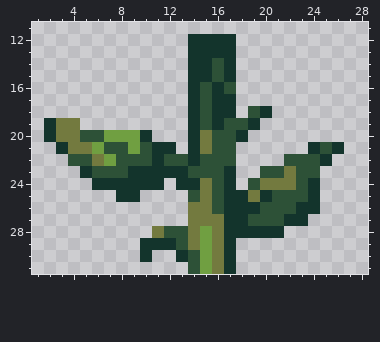
Pixel-art sprite, stored at Medival_pack/textures/blocks/double_plant_sunflower_top.png. Above, as it was before the edit.
The file is 32x32 pixels. Shown: x 1..28, y 11..31.
The result:
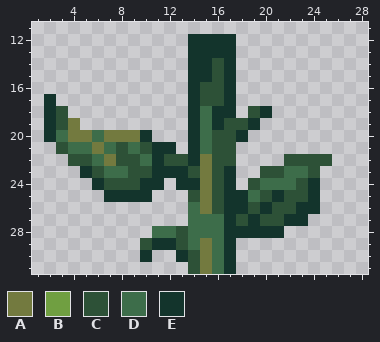
Palette (. is transparent): A #737a3f  B #709f41  C #2d5137  D #3d6d4a  E #13342c
What changed:
Colour A replaces colour B in row 20 at x 7 to 9; in row 21 at x 6; in row 22 at x 7; in rows 29 to 31 at x 15.
Colour A replaces colour C in row 20 at x 5; in rows 22 to 23 at x 15.
Colour C is added in row 18 at x 3.
Colour C replaces colour A in row 19 at x 3.
Colour C replaces colour E in rows 16 to 17 at x 16; in row 21 at x 3; in row 22 at x 25; in row 23 at x 9 to 10; in row 24 at x 7 to 9; in row 25 at x 20.
Colour C replaces colour E in row 26 at x 19; in row 27 at x 18; in row 29 at x 10.
Colour D replaces colour A in row 20 at x 3 and 15; in row 21 at x 4 to 5 and 15; in row 22 at x 6; in row 23 at x 22; in row 24 at x 20 to 22; in row 25 at x 19.
Colour D replaces colour A in row 26 at x 14; in row 27 at x 14 to 16; in row 28 at x 11, 14 and 16; in row 29 at x 14 and 16; in rows 30 to 31 at x 16.
Colour D replaces colour B in row 21 at x 9; in row 28 at x 15.
Colour D replaces colour C in rows 18 to 19 at x 15; in row 20 at x 6; in row 21 at x 7; in row 22 at x 10; in row 23 at x 7 to 8 and 23; in row 28 at x 12.
Colour E is added in rows 17 to 18 at x 2; in row 25 at x 7 and 10.
Colour E replaces colour C in row 16 at x 17; in row 25 at x 21; in row 26 at x 20; in row 27 at x 19.
The author cleared colour C in row 21 at x 25.
The author cleared colour E in row 21 at x 24 and 26.
Where, in picture pixels (left, top, right, bottom), the same in both pictures:
changed: (44, 82, 344, 274)
